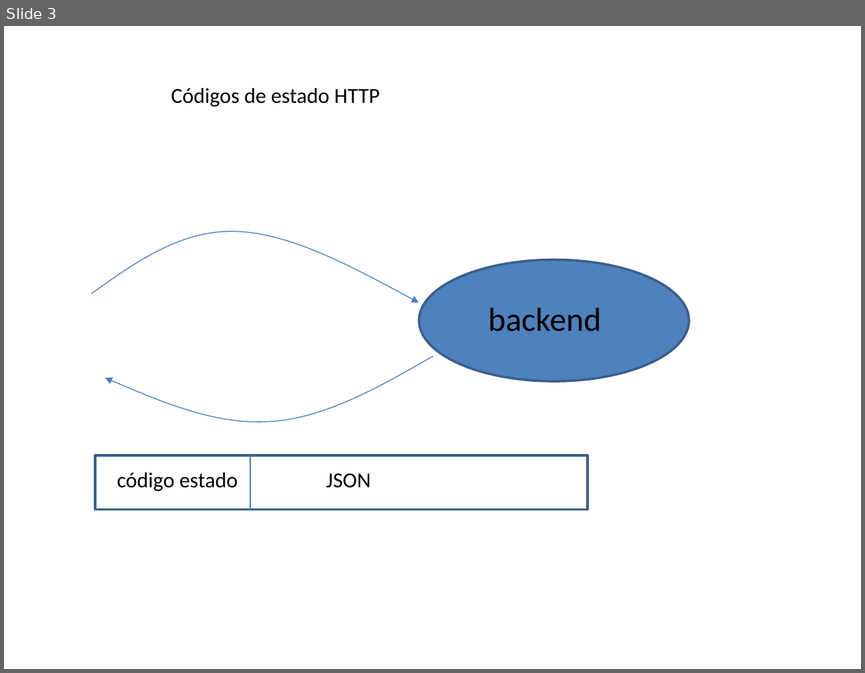
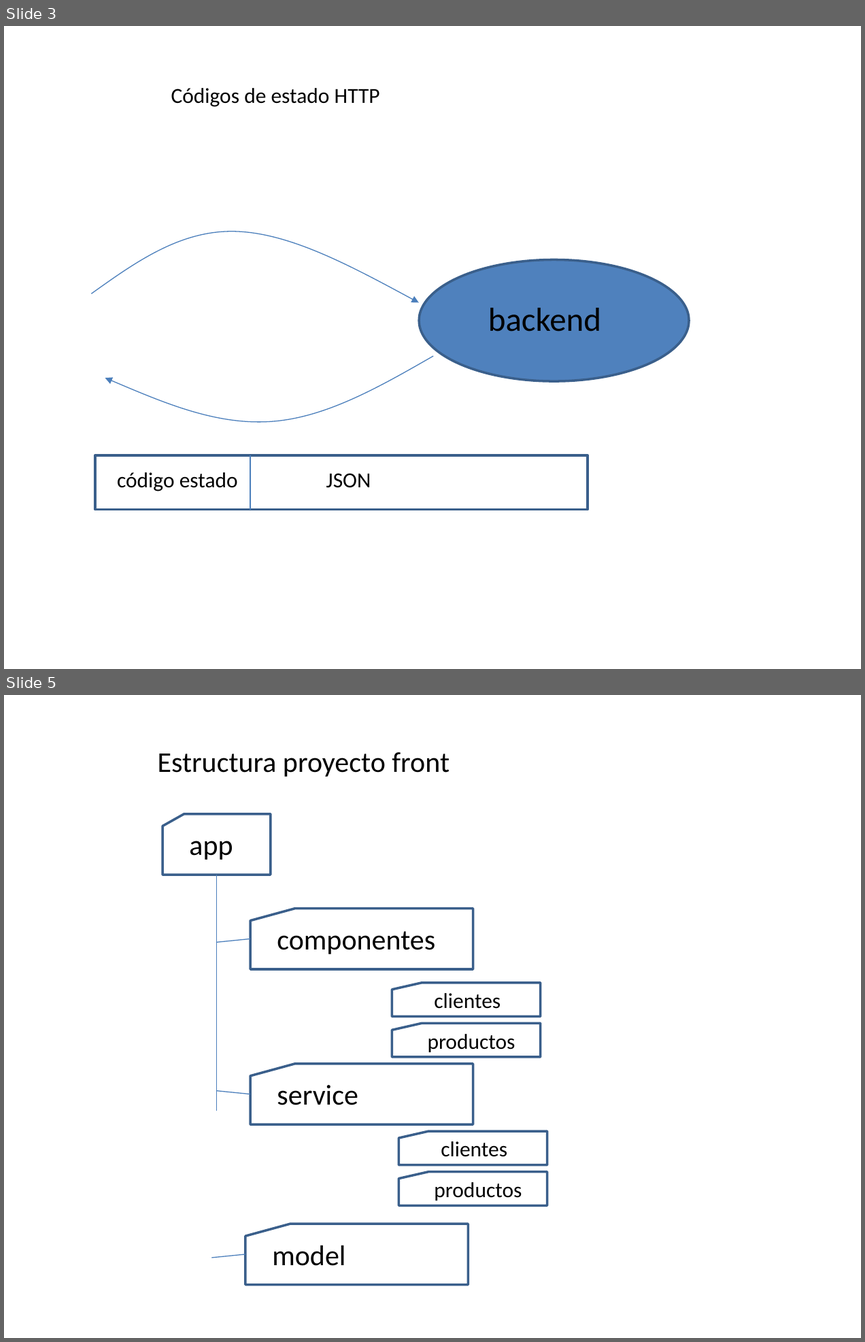
Before and after one commit to amartinsierra/nest2025, a slide deck: pizarra.pptx. Shown one above the other, each under a label of ours: slide 3 before the commit, slides 3 and 5 after it; the slides between them are not shown. The pictures are 865x673 and 865x1342 pixels, drawn with LibreOffice and Linux fonts; fonts in the diff are those of the drawing. Boxes give left, top, right and bottom in pixels: in the first picture for what was removed or moved away, otherwise in the second. Text is boxed around its words. In the diff, an @@ line names an element or a change of style, - is before the commit and + after.

```diff
--- a/pizarra.pptx
+++ b/pizarra.pptx
@@ slide 5 added at bbox=[4, 695, 861, 1338], background #FFFFFF @@
@@ text added at bbox=[158, 752, 449, 777], 24 pt, text #000000 @@
+Estructura proyecto front
@@ flow chart punched card added at bbox=[162, 814, 271, 875], outline #3A5F8C 2 pt @@
@@ text added at bbox=[189, 841, 232, 860], 24 pt, text #000000 @@
+app
@@ line added from (216, 875) to (216, 1110), #4B7EBC 0.75 pt @@
@@ flow chart punched card added at bbox=[250, 909, 473, 969], outline #3A5F8C 2 pt @@
@@ line added from (216, 942) to (250, 938), #4B7EBC 0.75 pt @@
@@ text added at bbox=[277, 931, 435, 954], 24 pt, text #000000 @@
+componentes
@@ flow chart punched card added at bbox=[392, 983, 541, 1016], outline #3A5F8C 2 pt @@
@@ text added at bbox=[434, 993, 500, 1008], 18 pt, text #000000 @@
+clientes
@@ flow chart punched card added at bbox=[392, 1023, 541, 1057], outline #3A5F8C 2 pt @@
@@ text added at bbox=[428, 1034, 515, 1052], 18 pt, text #000000 @@
+productos
@@ flow chart punched card added at bbox=[250, 1064, 473, 1124], outline #3A5F8C 2 pt @@
@@ line added from (216, 1091) to (250, 1094), #4B7EBC 0.75 pt @@
@@ text added at bbox=[277, 1085, 358, 1105], 24 pt, text #000000 @@
+service
@@ flow chart punched card added at bbox=[399, 1131, 547, 1164], outline #3A5F8C 2 pt @@
@@ text added at bbox=[441, 1141, 507, 1157], 18 pt, text #000000 @@
+clientes
@@ flow chart punched card added at bbox=[399, 1172, 547, 1205], outline #3A5F8C 2 pt @@
@@ text added at bbox=[434, 1182, 521, 1200], 18 pt, text #000000 @@
+productos
@@ flow chart punched card added at bbox=[245, 1223, 468, 1285], outline #3A5F8C 2 pt @@
@@ text added at bbox=[272, 1244, 345, 1266], 24 pt, text #000000 @@
+model
@@ line added from (211, 1257) to (245, 1254), #4B7EBC 0.75 pt @@
```
Also in this commit, not shown: 1 other slide added, 19 other files.
